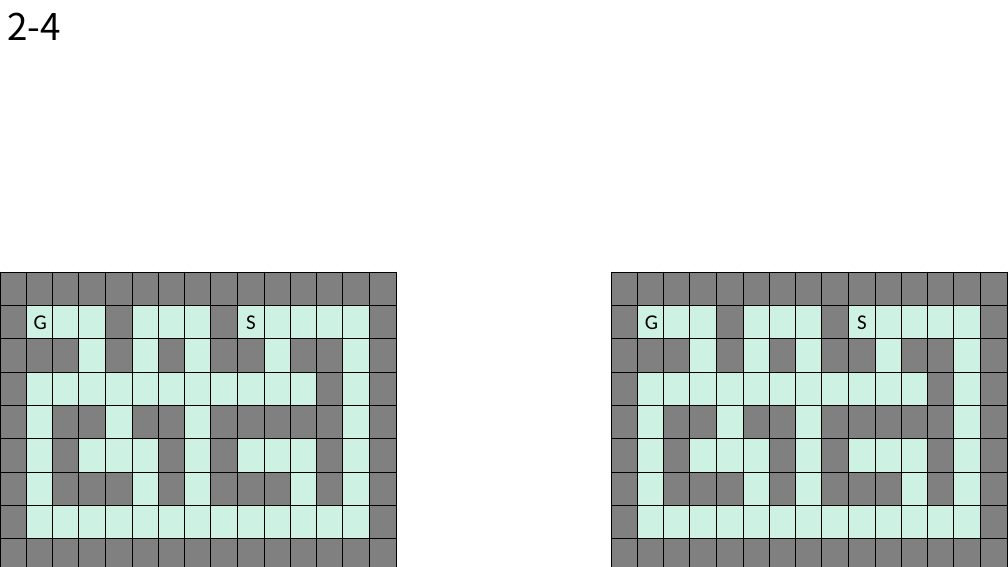
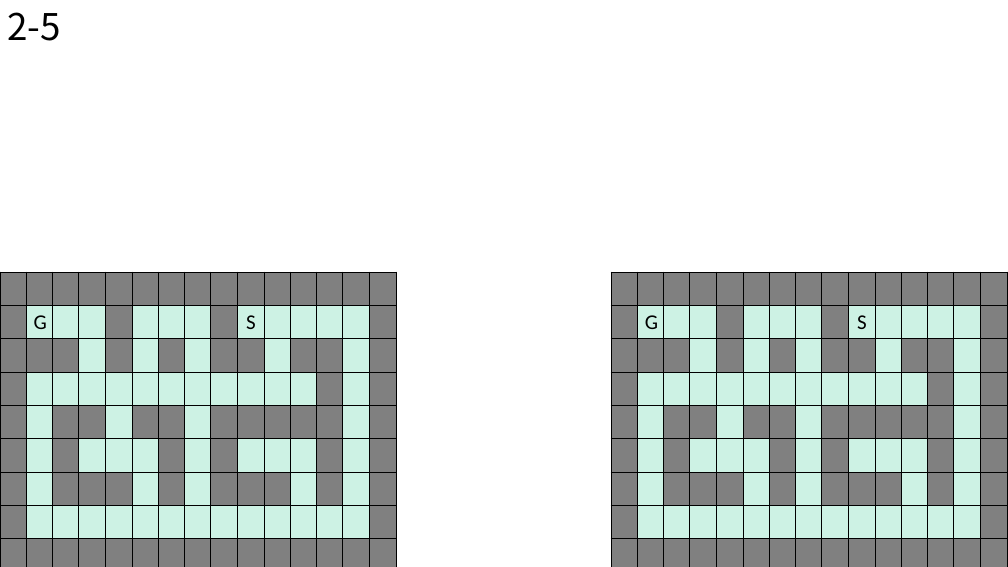
Before and after one commit to BSF0124/Brain-Control, a slide deck: slide 15 of etc/레벨디자인.pptx (slide 14 before the commit). Drawn at 1008x567 pixels with LibreOffice and Linux fonts; fonts in the diff are those of the drawing. Boxes give left, top, right and bottom in pixels: in the first picture for what was removed or moved away, otherwise in the second. Text is boxed around its words. In the diff, an @@ line names an element or a change of style, - is before the commit and + after.

```diff
--- a/etc/레벨디자인.pptx
+++ b/etc/레벨디자인.pptx
@@ text at (7, 12, 61, 41): text changed @@
-2-4
+2-5
```
Also in this commit, not shown: 1 other slide changed, 2 other files.
